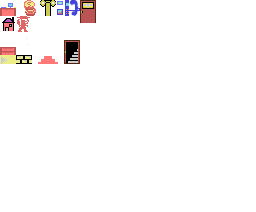
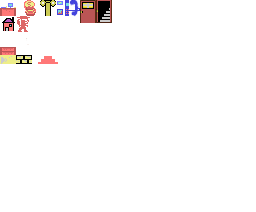
Comparing the layer stacks of the two 256×212 images. Changes:
added layer "Capa 17" above "Capa 16" over [96, 0, 112, 23]
painted on "Capa 16" over [64, 40, 80, 64]
